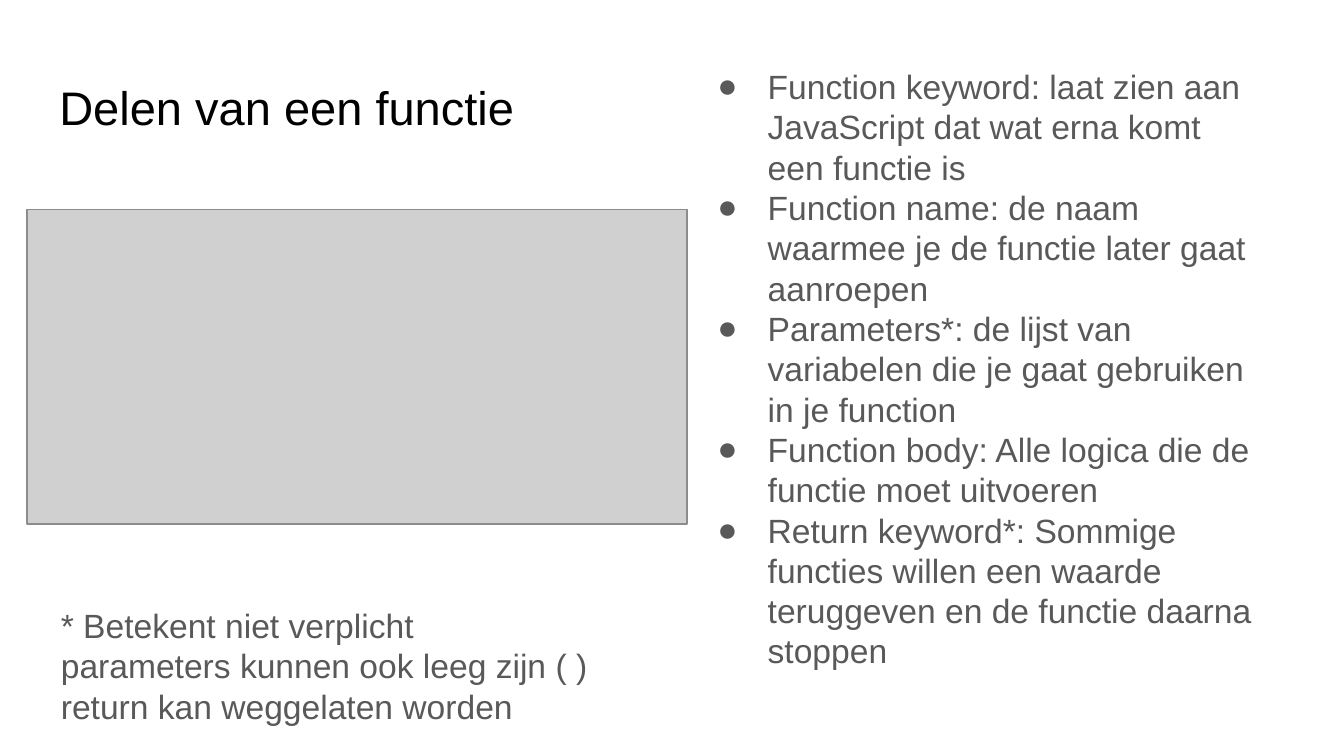
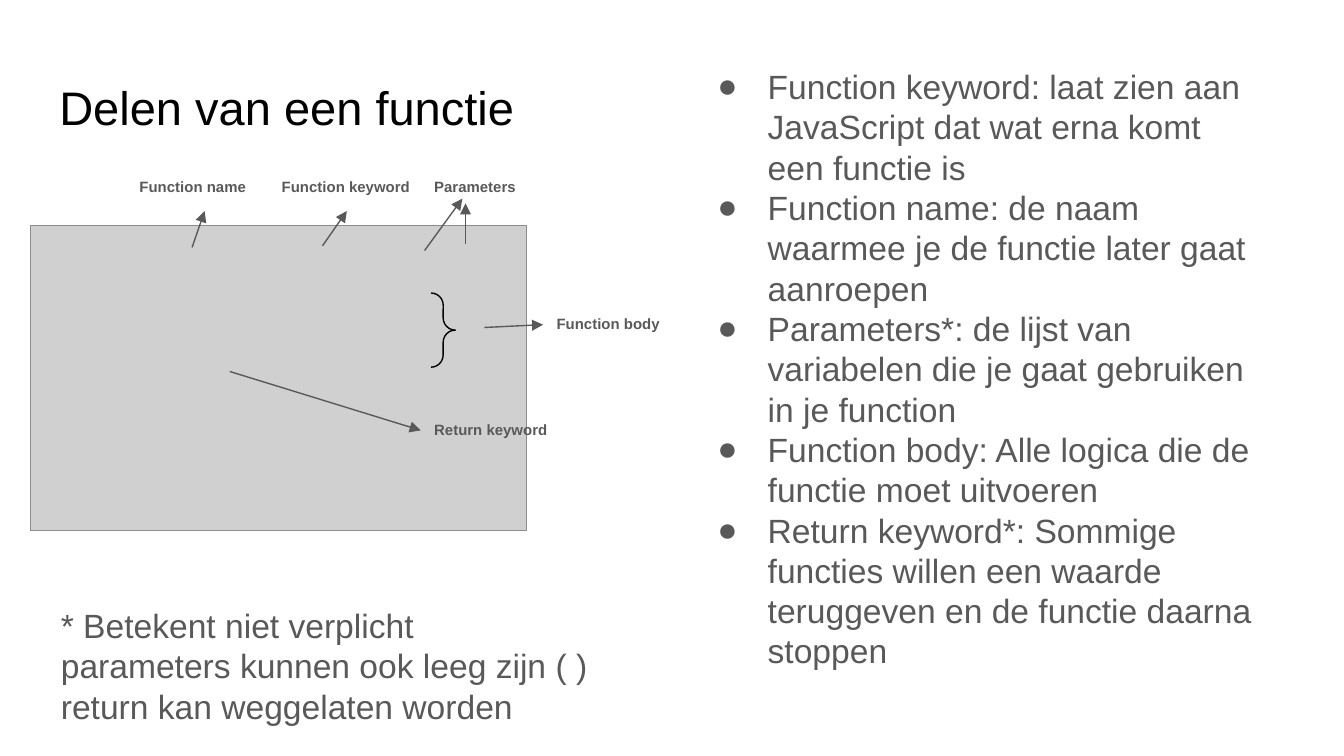
Before and after one commit to emmauscollege/emmauscollege.github.io, a slide deck: slide 6 of methode/static/theorie/programmeren/3-Functies.pptx (slide 5 before the commit). Drawn at 1344x756 pixels with LibreOffice and Linux fonts; fonts in the diff are those of the drawing; grey boxes stand for pictures. Boxes give left, top, right and bottom in pixels: in the first picture for what was removed or moved away, otherwise in the second. Text is boxed around its words. In the diff, an @@ line names an element or a change of style, - is before the commit and + after.

```diff
--- a/methode/static/theorie/programmeren/3-Functies.pptx
+++ b/methode/static/theorie/programmeren/3-Functies.pptx
@@ text added at (139,181,246,192), 8 pt, text #595959, bold @@
+Function name
@@ text added at (282,181,410,195), 8 pt, text #595959, bold @@
+Function keyword
@@ arrow added from (425, 250) to (462, 199), #595959 0.75 pt @@
@@ text added at (434,181,516,192), 8 pt, text #595959, bold @@
+Parameters
@@ arrow added from (465, 245) to (465, 203), #595959 0.75 pt @@
@@ picture: place and size @@
-picture at (27,210,687,524)
+picture at (31,226,527,531)
@@ arrow added from (192, 247) to (204, 211), #595959 0.75 pt @@
@@ arrow added from (323, 246) to (347, 211), #595959 0.75 pt @@
@@ right brace added at (431,293,456,367), outline #000000 0.75 pt @@
@@ arrow added from (484, 328) to (543, 325), #595959 0.75 pt @@
@@ text added at (557,318,660,332), 8 pt, text #595959, bold @@
+Function body
@@ arrow added from (230, 371) to (421, 430), #595959 0.75 pt @@
@@ text added at (434,423,548,439), 8 pt, text #595959, bold @@
+Return keyword
```
Also in this commit, not shown: 3 other slides changed, 2 slides added.
